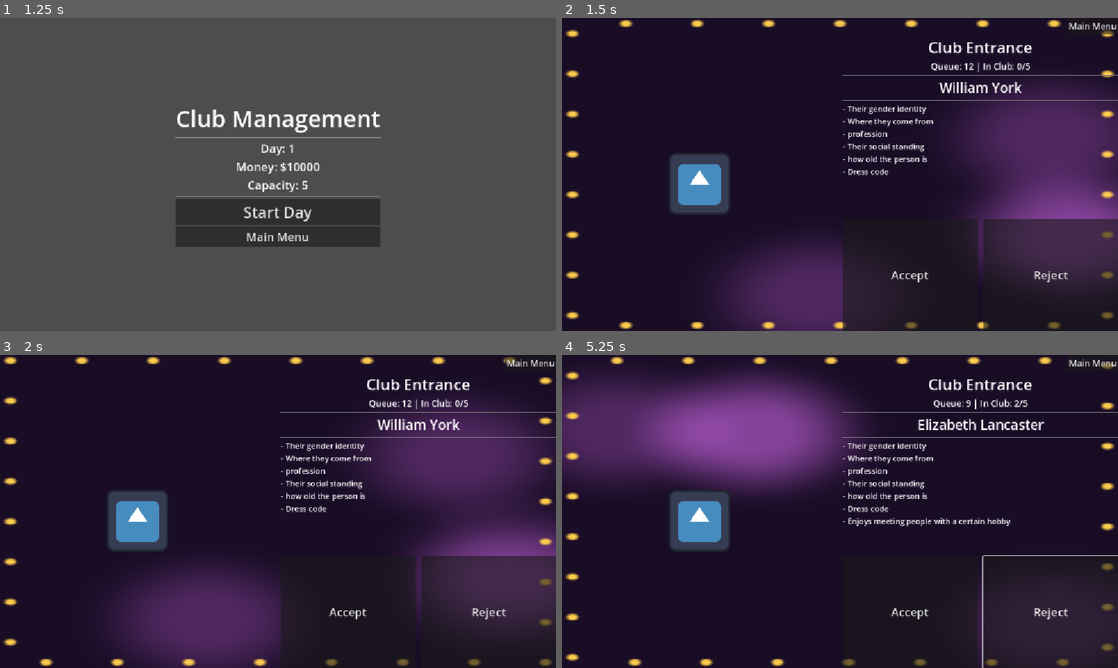
Above: before the commit, frames 1-4 (two rows, left to right).
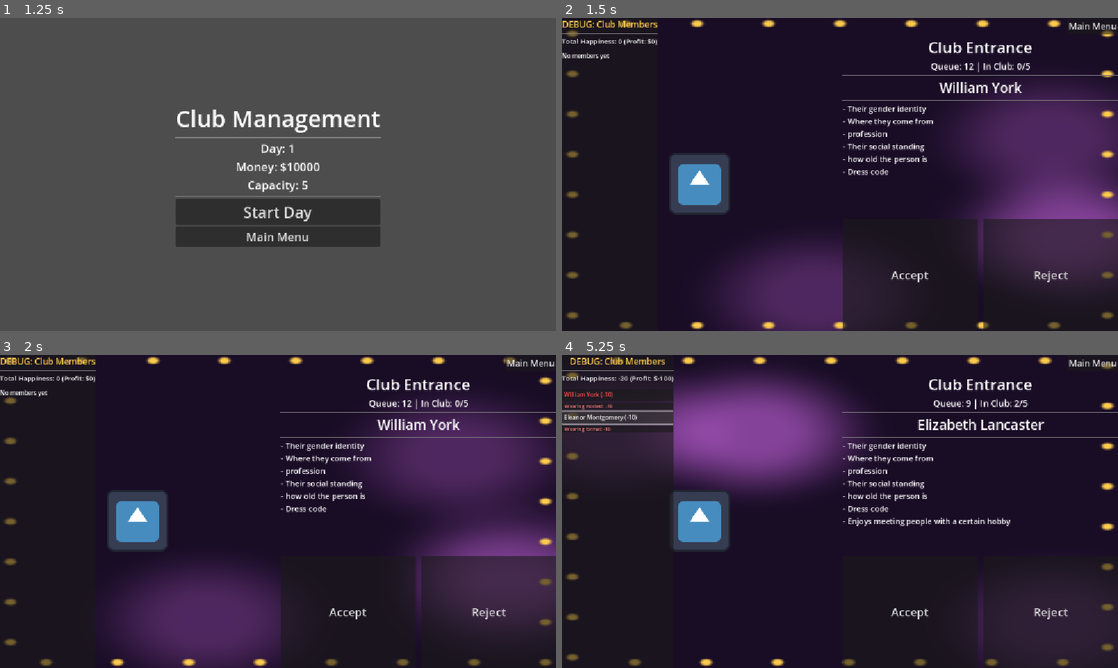
Above: after the commit, the same moments.

Repository: nunu-ai/ggj-2026-unmasked
Game: Godot game, scene res://scenes/main_menu.tscn
Two runs of this game, one before a commit and one after it. Both use one fixed random seed, a clock stepped at 60 frames per second and the inputs below. The engine's default icon, where the game draws it, is replaced by a stand-in: a white triangle on a blue panel in a dark square.
Inputs (mouse positions are in pixels of both pictures, inside the frame that each line leads up to):
- Up to frame 1 (1.25 s): click "New Game" at 0.5 s
- Up to frame 2 (1.5 s): click "Start Day" at 1.25 s
- Up to frame 3 (2 s): no input
- Up to frame 4 (5.25 s): click "Accept" at 2 s; click "Accept" at 2.75 s; click "Reject" at 3.5 s; click (617, 395) at 4.25 s, where only the run after the commit has a clickable "William York (-10)"; click (617, 417) at 5 s, where only the run after the commit has a clickable "Eleanor Montgomery (-10)"

Frame 1 is identical in both runs. In frame 2, 1.0% of the frame differs, in the area x 0-18%, y 0-100%; in frame 3, 0.9%; in frame 4, 6.9%, in the area x 0-100%, y 0-100%.

Commit message:
refactor: debug panel in own file

Diff:
--- /dev/null
+++ b/scenes/debug_panel.tscn
@@ -0,0 +1,37 @@
+[gd_scene load_steps=2 format=3 uid="uid://rxui56rawoch"]
+
+[ext_resource type="Script" uid="uid://boynbvlpt1mwk" path="res://scripts/debug_panel.gd" id="1_7of2g"]
+
+[node name="DebugPanel" type="PanelContainer"]
+visible = false
+script = ExtResource("1_7of2g")
+
+[node name="VBoxContainer" type="VBoxContainer" parent="."]
+layout_mode = 2
+
+[node name="DebugTitleLabel" type="Label" parent="VBoxContainer"]
+layout_mode = 2
+theme_override_colors/font_color = Color(1, 0.8, 0.3, 1)
+theme_override_font_sizes/font_size = 18
+text = "DEBUG: Club Members"
+horizontal_alignment = 1
+
+[node name="HSeparator" type="HSeparator" parent="VBoxContainer"]
+layout_mode = 2
+
+[node name="TotalHappinessLabel" type="Label" parent="VBoxContainer"]
+layout_mode = 2
+theme_override_font_sizes/font_size = 14
+text = "Total Happiness: 0"
+
+[node name="HSeparator2" type="HSeparator" parent="VBoxContainer"]
+layout_mode = 2
+
+[node name="ClubMembersScroll" type="ScrollContainer" parent="VBoxContainer"]
+layout_mode = 2
+size_flags_vertical = 3
+horizontal_scroll_mode = 0
+
+[node name="ClubMembersList" type="VBoxContainer" parent="VBoxContainer/ClubMembersScroll"]
+layout_mode = 2
+size_flags_horizontal = 3
--- a/scenes/queue_scene.tscn
+++ b/scenes/queue_scene.tscn
@@ -1,8 +1,9 @@
-[gd_scene load_steps=5 format=3 uid="uid://dfc2ofslx3wjd"]
+[gd_scene load_steps=6 format=3 uid="uid://dfc2ofslx3wjd"]
 
 [ext_resource type="Script" uid="uid://e8xf3l74cys8" path="res://scripts/queue_scene.gd" id="1_h6422"]
 [ext_resource type="Shader" uid="uid://cp7xaiimdvev3" path="res://shaders/queue_scene.gdshader" id="1_hl0vj"]
 [ext_resource type="Texture2D" uid="uid://bbqsslp1ogo0x" path="res://icon.svg" id="2_tbu78"]
+[ext_resource type="PackedScene" uid="uid://rxui56rawoch" path="res://scenes/debug_panel.tscn" id="4_54epr"]
 
 [sub_resource type="ShaderMaterial" id="ShaderMaterial_54epr"]
 shader = ExtResource("1_hl0vj")
@@ -18,7 +19,7 @@
 shader_parameter/dot_speed = 0.15000000386512
 shader_parameter/bounce_speed = 0.5
 
-[node name="QueueScene" type="PanelContainer" node_paths=PackedStringArray("name_label", "status_label", "traits_label", "accept_button", "reject_button")]
+[node name="QueueScene" type="PanelContainer" node_paths=PackedStringArray("name_label", "status_label", "traits_label", "accept_button", "reject_button", "debug_panel")]
 material = SubResource("ShaderMaterial_54epr")
 anchors_preset = 15
 anchor_right = 1.0
@@ -31,6 +32,7 @@
 traits_label = NodePath("VBoxContainer/HBox/VBoxContainer/VBoxContainer/ScrollContainer/TraitsLabel")
 accept_button = NodePath("VBoxContainer/HBox/VBoxContainer/HBoxContainer/AcceptButton")
 reject_button = NodePath("VBoxContainer/HBox/VBoxContainer/HBoxContainer/RejectButton")
+debug_panel = NodePath("DebugPanel")
 
 [node name="VBoxContainer" type="VBoxContainer" parent="."]
 layout_mode = 2
@@ -123,39 +125,10 @@
 theme_override_font_sizes/font_size = 24
 text = "Reject"
 
-[node name="DebugPanel" type="PanelContainer" parent="."]
-visible = false
+[node name="DebugPanel" parent="." instance=ExtResource("4_54epr")]
+visible = true
 layout_mode = 2
-
-[node name="VBoxContainer" type="VBoxContainer" parent="DebugPanel"]
-layout_mode = 2
-
-[node name="DebugTitleLabel" type="Label" parent="DebugPanel/VBoxContainer"]
-layout_mode = 2
-theme_override_colors/font_color = Color(1, 0.8, 0.3, 1)
-theme_override_font_sizes/font_size = 18
-text = "DEBUG: Club Members"
-horizontal_alignment = 1
-
-[node name="HSeparator" type="HSeparator" parent="DebugPanel/VBoxContainer"]
-layout_mode = 2
-
-[node name="TotalHappinessLabel" type="Label" parent="DebugPanel/VBoxContainer"]
-layout_mode = 2
-theme_override_font_sizes/font_size = 14
-text = "Total Happiness: 0"
-
-[node name="HSeparator2" type="HSeparator" parent="DebugPanel/VBoxContainer"]
-layout_mode = 2
-
-[node name="ClubMembersScroll" type="ScrollContainer" parent="DebugPanel/VBoxContainer"]
-layout_mode = 2
-size_flags_vertical = 3
-horizontal_scroll_mode = 0
-
-[node name="ClubMembersList" type="VBoxContainer" parent="DebugPanel/VBoxContainer/ClubMembersScroll"]
-layout_mode = 2
-size_flags_horizontal = 3
+size_flags_horizontal = 0
 
 [connection signal="pressed" from="VBoxContainer/BoxContainer/BoxContainer/MainMenuButton" to="." method="_on_main_menu_button_pressed"]
 [connection signal="pressed" from="VBoxContainer/HBox/VBoxContainer/HBoxContainer/AcceptButton" to="." method="_on_accept_button_pressed"]
--- /dev/null
+++ b/scripts/debug_panel.gd
@@ -0,0 +1,101 @@
+class_name DebugPanel
+extends PanelContainer
+
+
+## Updates the debug view with current day data
+func update_view() -> void:
+	var day = SaveState.day
+
+	# Calculate total happiness/score
+	var total_happiness = day.profit() - day.in_club.size() * 50  # Remove base profit to show just happiness
+	$VBoxContainer/TotalHappinessLabel.text = "Total Happiness: %d (Profit: $%.0f)" % [total_happiness / 10, day.profit()]
+
+	# Clear existing entries
+	var members_list = $VBoxContainer/ClubMembersScroll/ClubMembersList
+	for child in members_list.get_children():
+		child.queue_free()
+
+	# Build club members list with individual happiness
+	if day.in_club.is_empty():
+		var empty_label = Label.new()
+		empty_label.text = "No members yet"
+		empty_label.add_theme_font_size_override("font_size", 12)
+		members_list.add_child(empty_label)
+	else:
+		# Create combined trait set of all club members for accurate scoring
+		var all_traits: Array[Trait] = []
+		for person in day.in_club:
+			all_traits.append_array(person.traits)
+		var combined_trait_set = TraitSet.new(all_traits)
+
+		for person in day.in_club:
+			# Calculate individual happiness contribution using the combined trait set
+			var individual_score = 0
+			var trait_scores: Array[Dictionary] = []
+
+			for t in person.traits:
+				var score = t.calc_score(combined_trait_set)
+				individual_score += score
+				if score != 0:
+					trait_scores.append({"trait": t, "score": score})
+
+			# Create expandable entry for this person
+			var entry = _create_person_debug_entry(person, individual_score, trait_scores)
+			members_list.add_child(entry)
+
+
+## Creates a clickable debug entry for a person with expandable trait breakdown
+func _create_person_debug_entry(person: Person, total_score: int, trait_scores: Array[Dictionary]) -> Control:
+	var container = VBoxContainer.new()
+
+	# Header button showing person name and total score
+	var header_btn = Button.new()
+	var score_prefix = "+" if total_score > 0 else ""
+	header_btn.text = "%s (%s%d)" % [person.name, score_prefix, total_score]
+	header_btn.alignment = HORIZONTAL_ALIGNMENT_LEFT
+	header_btn.add_theme_font_size_override("font_size", 12)
+
+	# Color code based on score
+	if total_score > 0:
+		header_btn.add_theme_color_override("font_color", Color(0.3, 1.0, 0.3))
+	elif total_score < 0:
+		header_btn.add_theme_color_override("font_color", Color(1.0, 0.3, 0.3))
+
+	container.add_child(header_btn)
+
+	# Details panel (hidden by default)
+	var details_panel = PanelContainer.new()
+	details_panel.visible = false
+	details_panel.name = "DetailsPanel"
+
+	var details_vbox = VBoxContainer.new()
+	details_panel.add_child(details_vbox)
+
+	if trait_scores.is_empty():
+		var no_effect_label = Label.new()
+		no_effect_label.text = "  No trait effects"
+		no_effect_label.add_theme_font_size_override("font_size", 10)
+		no_effect_label.add_theme_color_override("font_color", Color(0.7, 0.7, 0.7))
+		details_vbox.add_child(no_effect_label)
+	else:
+		for ts in trait_scores:
+			var trait_label = Label.new()
+			var t: Trait = ts["trait"]
+			var score: int = ts["score"]
+			var prefix = "+" if score > 0 else ""
+			trait_label.text = "  %s: %s%d" % [t.display_value(), prefix, score]
+			trait_label.add_theme_font_size_override("font_size", 10)
+
+			if score > 0:
+				trait_label.add_theme_color_override("font_color", Color(0.5, 1.0, 0.5))
+			else:
+				trait_label.add_theme_color_override("font_color", Color(1.0, 0.5, 0.5))
+
+			details_vbox.add_child(trait_label)
+
+	container.add_child(details_panel)
+
+	# Connect button to toggle details visibility
+	header_btn.pressed.connect(func(): details_panel.visible = not details_panel.visible)
+
+	return container
--- a/scripts/queue_scene.gd
+++ b/scripts/queue_scene.gd
@@ -5,6 +5,7 @@
 @export var traits_label: Label
 @export var accept_button: Button
 @export var reject_button: Button
+@export var debug_panel: DebugPanel
 
 func _ready() -> void:
 	update_display()
@@ -46,105 +47,8 @@
 	accept_button.disabled = day.is_club_full(club.capacity)
 
 	# Update debug view
-	update_debug_view()
-
-
-func update_debug_view() -> void:
-	var day = SaveState.day
-
-	# Calculate total happiness/score
-	var total_happiness = day.profit() - day.in_club.size() * 50  # Remove base profit to show just happiness
-	$DebugPanel/VBoxContainer/TotalHappinessLabel.text = "Total Happiness: %d (Profit: $%.0f)" % [total_happiness / 10, day.profit()]
-
-	# Clear existing entries
-	var members_list = $DebugPanel/VBoxContainer/ClubMembersScroll/ClubMembersList
-	for child in members_list.get_children():
-		child.queue_free()
-
-	# Build club members list with individual happiness
-	if day.in_club.is_empty():
-		var empty_label = Label.new()
-		empty_label.text = "No members yet"
-		empty_label.add_theme_font_size_override("font_size", 12)
-		members_list.add_child(empty_label)
-	else:
-		# Create combined trait set of all club members for accurate scoring
-		var all_traits: Array[Trait] = []
-		for person in day.in_club:
-			all_traits.append_array(person.traits)
-		var combined_trait_set = TraitSet.new(all_traits)
-
-		for person in day.in_club:
-			# Calculate individual happiness contribution using the combined trait set
-			var individual_score = 0
-			var trait_scores: Array[Dictionary] = []
-
-			for t in person.traits:
-				var score = t.calc_score(combined_trait_set)
-				individual_score += score
-				if score != 0:
-					trait_scores.append({"trait": t, "score": score})
-
-			# Create expandable entry for this person
-			var entry = _create_person_debug_entry(person, individual_score, trait_scores)
-			members_list.add_child(entry)
-
-
-## Creates a clickable debug entry for a person with expandable trait breakdown
-func _create_person_debug_entry(person: Person, total_score: int, trait_scores: Array[Dictionary]) -> Control:
-	var container = VBoxContainer.new()
-
-	# Header button showing person name and total score
-	var header_btn = Button.new()
-	var score_prefix = "+" if total_score > 0 else ""
-	header_btn.text = "%s (%s%d)" % [person.name, score_prefix, total_score]
-	header_btn.alignment = HORIZONTAL_ALIGNMENT_LEFT
-	header_btn.add_theme_font_size_override("font_size", 12)
-
-	# Color code based on score
-	if total_score > 0:
-		header_btn.add_theme_color_override("font_color", Color(0.3, 1.0, 0.3))
-	elif total_score < 0:
-		header_btn.add_theme_color_override("font_color", Color(1.0, 0.3, 0.3))
-
-	container.add_child(header_btn)
-
-	# Details panel (hidden by default)
-	var details_panel = PanelContainer.new()
-	details_panel.visible = false
-	details_panel.name = "DetailsPanel"
-
-	var details_vbox = VBoxContainer.new()
-	details_panel.add_child(details_vbox)
-
-	if trait_scores.is_empty():
-		var no_effect_label = Label.new()
-		no_effect_label.text = "  No trait effects"
-		no_effect_label.add_theme_font_size_override("font_size", 10)
-		no_effect_label.add_theme_color_override("font_color", Color(0.7, 0.7, 0.7))
-		details_vbox.add_child(no_effect_label)
-	else:
-		for ts in trait_scores:
-			var trait_label = Label.new()
-			var t: Trait = ts["trait"]
-			var score: int = ts["score"]
-			var prefix = "+" if score > 0 else ""
-			trait_label.text = "  %s: %s%d" % [t.display_value(), prefix, score]
-			trait_label.add_theme_font_size_override("font_size", 10)
-
-			if score > 0:
-				trait_label.add_theme_color_override("font_color", Color(0.5, 1.0, 0.5))
-			else:
-				trait_label.add_theme_color_override("font_color", Color(1.0, 0.5, 0.5))
-
-			details_vbox.add_child(trait_label)
-
-	container.add_child(details_panel)
-
-	# Connect button to toggle details visibility
-	header_btn.pressed.connect(func(): details_panel.visible = not details_panel.visible)
-
-	return container
+	if debug_panel:
+		debug_panel.update_view()
 
 
 func _on_accept_button_pressed() -> void:
Not shown, added: scripts/debug_panel.gd.uid
